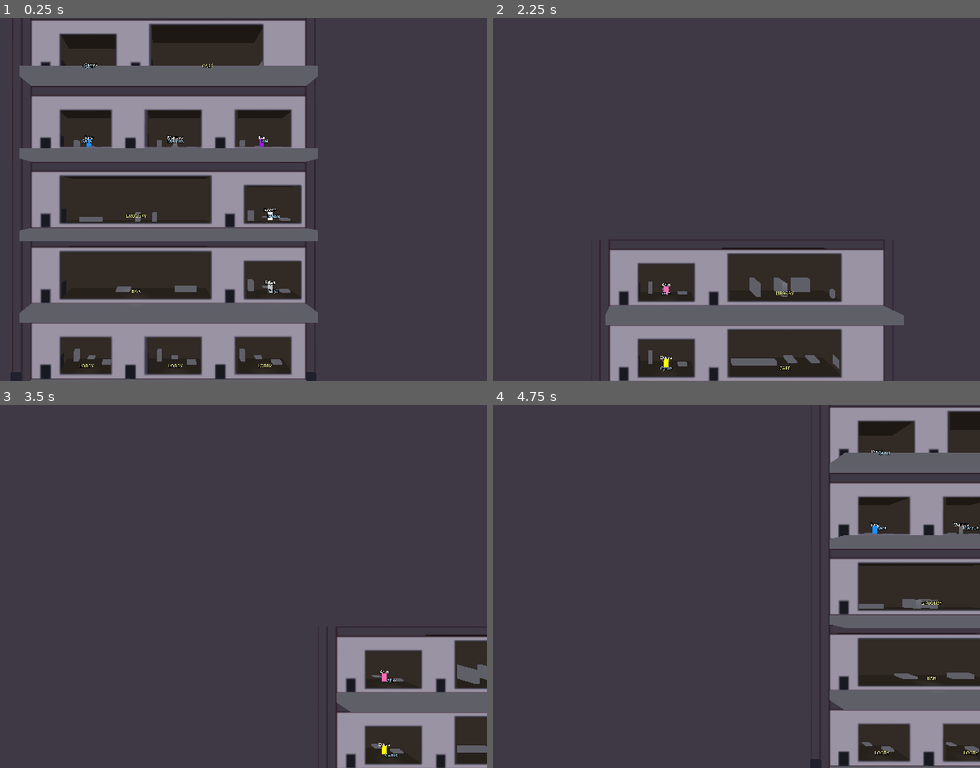
Above: before the commit, frames 1-4 (two rows, left to right).
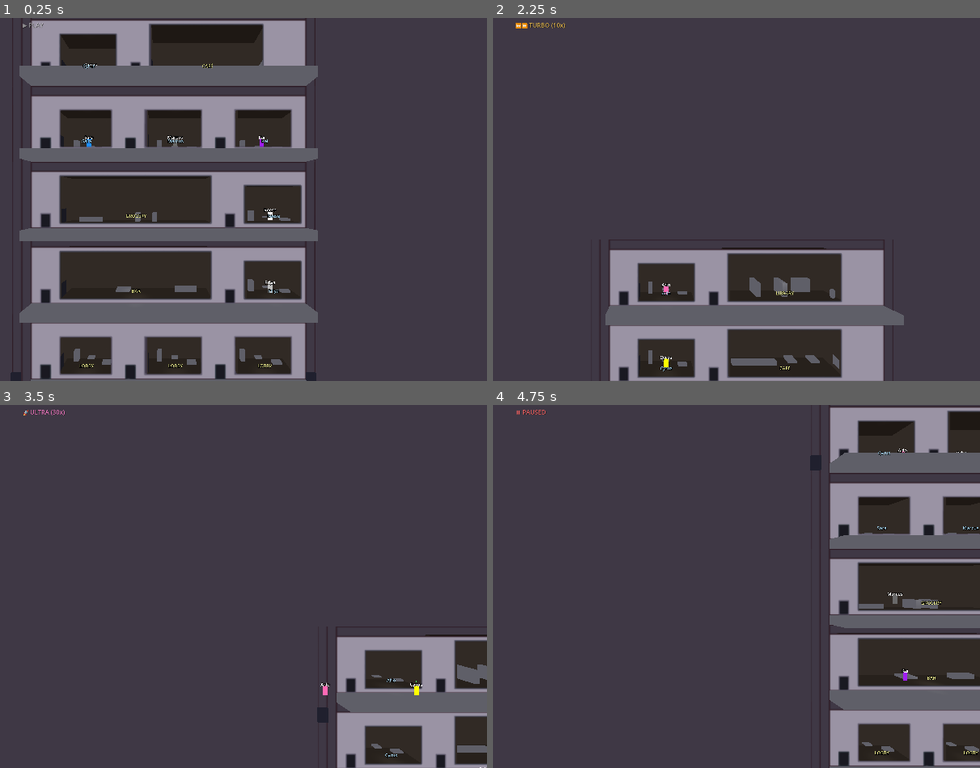
Above: after the commit, the same moments.

Repository: calculus785/Megablock_16
Game: Godot game, scene res://scenes/main.tscn
Same seed, same stepped clock (60 frames per second), same inputs: the game is played once before the commit and once after it.
Inputs (mouse positions are in pixels of both pictures, inside the frame that each line leads up to):
- Up to frame 1 (0.25 s): no input
- Up to frame 2 (2.25 s): tap Enter at 0.5 s; move the mouse to (624, 272) at 0.52 s; hold Up (ui_up) 0.53-1.25 s; tap 1 at 0.6 s; click (624, 272) at 0.67 s; tap Space at 0.77, 1.07, 2 s; tap 2 at 0.8 s; drag from (848, 253) to (624, 272) at 1.27 s; move the mouse to (outside the picture) at 2.02 s; hold Left (ui_left) from 2.03 s (still down); tap 3 at 2.1 s
- Up to frame 3 (3.5 s): tap 4 at 2.3 s; release Left (ui_left) at 2.75 s; drag from (194, 586) to (outside the picture) at 2.77 s
- Up to frame 4 (4.75 s): move the mouse to (561, 495) at 3.52 s; hold Down (ui_down) 3.53-4.25 s; tap Space at 3.6, 3.77, 4.07 s; tap 1 at 3.8 s; drag from (799, 568) to (561, 495) at 4.27 s

The runs differ from the first frame. In frame 1, less than 0.1% of the frame differs, in the area x 4-9%, y 1-3%; in frame 2, less than 0.1%; in frame 3, 0.3%; in frame 4, 0.4%, in the area x 4-98%, y 1-100%.

Commit message:
added speed controllsa, spacebar, 1, 2 , 3 , 4

Diff:
--- a/scenes/main.tscn
+++ b/scenes/main.tscn
@@ -3,6 +3,7 @@
 [ext_resource type="Script" uid="uid://ynp1h7djuu3t" path="res://scripts/debug/bootstrap.gd" id="1_o5qli"]
 [ext_resource type="PackedScene" uid="uid://qjc5y4r31msg" path="res://scenes/debug/event_inspector.tscn" id="2_0wfyh"]
 [ext_resource type="PackedScene" uid="uid://dy2mm6cvxxmsp" path="res://scenes/debug/force_event.tscn" id="3_sugp2"]
+[ext_resource type="PackedScene" uid="uid://kobdf4osl4j1" path="res://scenes/ui/speed_hud.tscn" id="4_jyhfs"]
 
 [sub_resource type="Environment" id="Environment_sugp2"]
 background_mode = 1
@@ -20,3 +21,5 @@
 
 [node name="WorldEnvironment" type="WorldEnvironment" parent="." unique_id=1260510131]
 environment = SubResource("Environment_sugp2")
+
+[node name="SpeedHUD" parent="." unique_id=1562753069 instance=ExtResource("4_jyhfs")]
--- /dev/null
+++ b/scenes/ui/speed_hud.tscn
@@ -0,0 +1,6 @@
+[gd_scene format=3 uid="uid://kobdf4osl4j1"]
+
+[ext_resource type="Script" uid="uid://nhsyn67q4fxb" path="res://scripts/ui/speed_hud.gd" id="1_5rbow"]
+
+[node name="SpeedHUD" type="CanvasLayer" unique_id=1562753069]
+script = ExtResource("1_5rbow")
--- a/scripts/autoloads/config/settings.gd
+++ b/scripts/autoloads/config/settings.gd
@@ -8,10 +8,12 @@
 # %APPDATA%/Godot/app_userdata/MegaBlock16/
 
 extends Node
+var speed_preset: int = 1
 
-# --- Game speed ---
-var sim_speed: float = 3.1       # 1.0 = normal, 2.0 = double, etc.
-var paused: bool = false
+const SPEED_PRESETS: Array = [0.0, 1.0, 3.0, 10.0, 30.0]
+const SPEED_NAMES: Array = [
+	"⏸ PAUSED", "▶ PLAY", "⏩ FAST (3x)", "⏩⏩ TURBO (10x)", "🚀 ULTRA (30x)"
+]
 
 # --- Display ---
 var fullscreen: bool = false
@@ -31,17 +33,23 @@
 const CONFIG_PATH: String = "user://settings.cfg"
 
 
+
 func _ready() -> void:
 	_load_settings()
 	print("[Settings] Loaded.")
+	set_speed(1)  # start at 1x play speed
 
+func set_speed(preset_index: int) -> void:
+	speed_preset = clampi(preset_index, 0, SPEED_PRESETS.size() - 1)
+	Engine.time_scale = SPEED_PRESETS[speed_preset]
+	if debug_console_logging:
+		print("[Settings] Speed: %s" % SPEED_NAMES[speed_preset])
 
 # --- Save to disk ---
 func save_settings() -> void:
 	var config := ConfigFile.new()
 
-	config.set_value("game", "sim_speed", sim_speed)
-	config.set_value("game", "paused", paused)
+	config.set_value("game", "speed_preset", speed_preset)
 
 	config.set_value("display", "fullscreen", fullscreen)
 	config.set_value("display", "resolution_scale", resolution_scale)
@@ -66,8 +74,7 @@
 	if err != OK:
 		return
 
-	sim_speed = config.get_value("game", "sim_speed", sim_speed)
-	paused = config.get_value("game", "paused", paused)
+	speed_preset = config.get_value("game", "speed_preset", 1)
 
 	fullscreen = config.get_value("display", "fullscreen", fullscreen)
 	resolution_scale = config.get_value("display", "resolution_scale", resolution_scale)
--- a/scripts/autoloads/core/clock.gd
+++ b/scripts/autoloads/core/clock.gd
@@ -104,10 +104,6 @@
 
 
 func _on_tick() -> void:
-	# Respect pause and sim speed
-	if Settings.paused:
-		return
-	_timer.wait_time = BASE_TICK_INTERVAL / maxf(Settings.sim_speed, 0.1)
 
 	# Emit the base tick — Sim listens to this
 	tick.emit()
--- /dev/null
+++ b/scripts/ui/speed_hud.gd
@@ -0,0 +1,75 @@
+# speed_hud.gd
+# UI overlay — always visible, shows current speed preset.
+# Handles speed key input: Space = pause toggle, 1-4 = speed presets.
+#
+# SETUP:
+#   1. Create scene: CanvasLayer root named "SpeedHUD"
+#   2. Attach this script
+#   3. Save to res://scenes/ui/speed_hud.tscn
+#   4. Add as child of main scene (sibling of EventInspector, ForceEvent)
+#
+# No input map registration needed — uses raw keycodes.
+
+extends CanvasLayer
+
+var _label: Label
+var _last_speed_preset: int = 1  # remember last non-paused speed
+
+
+func _ready() -> void:
+	# Must process while game is paused (time_scale = 0)
+	process_mode = Node.PROCESS_MODE_ALWAYS
+
+	_label = Label.new()
+	_label.position = Vector2(540, 8)
+	_label.add_theme_font_size_override("font_size", 18)
+	_label.add_theme_color_override("font_color", Color(1.0, 1.0, 1.0, 0.7))
+	_label.add_theme_color_override("font_shadow_color", Color(0, 0, 0, 0.6))
+	_label.add_theme_constant_override("shadow_offset_x", 1)
+	_label.add_theme_constant_override("shadow_offset_y", 1)
+	add_child(_label)
+	_update_label()
+
+
+func _process(_delta: float) -> void:
+	_update_label()
+
+
+func _update_label() -> void:
+	_label.text = Settings.SPEED_NAMES[Settings.speed_preset]
+
+	# Color based on speed
+	match Settings.speed_preset:
+		0:  _label.add_theme_color_override("font_color", Color(1.0, 0.4, 0.4, 0.9))  # red = paused
+		1:  _label.add_theme_color_override("font_color", Color(1.0, 1.0, 1.0, 0.5))  # white = normal
+		2:  _label.add_theme_color_override("font_color", Color(0.6, 0.9, 1.0, 0.8))  # blue = fast
+		3:  _label.add_theme_color_override("font_color", Color(1.0, 0.8, 0.3, 0.8))  # gold = turbo
+		4:  _label.add_theme_color_override("font_color", Color(1.0, 0.5, 0.8, 0.9))  # pink = ultra
+
+
+func _unhandled_input(event: InputEvent) -> void:
+	if not event is InputEventKey or not event.pressed or event.echo:
+		return
+
+	match event.keycode:
+		KEY_SPACE:
+			if Settings.speed_preset == 0:
+				# Unpause — restore last speed
+				Settings.set_speed(_last_speed_preset)
+			else:
+				# Pause — remember current speed
+				_last_speed_preset = Settings.speed_preset
+				Settings.set_speed(0)
+			get_viewport().set_input_as_handled()
+		KEY_1:
+			Settings.set_speed(1)
+			get_viewport().set_input_as_handled()
+		KEY_2:
+			Settings.set_speed(2)
+			get_viewport().set_input_as_handled()
+		KEY_3:
+			Settings.set_speed(3)
+			get_viewport().set_input_as_handled()
+		KEY_4:
+			Settings.set_speed(4)
+			get_viewport().set_input_as_handled()
Not shown, added: scripts/ui/speed_hud.gd.uid
